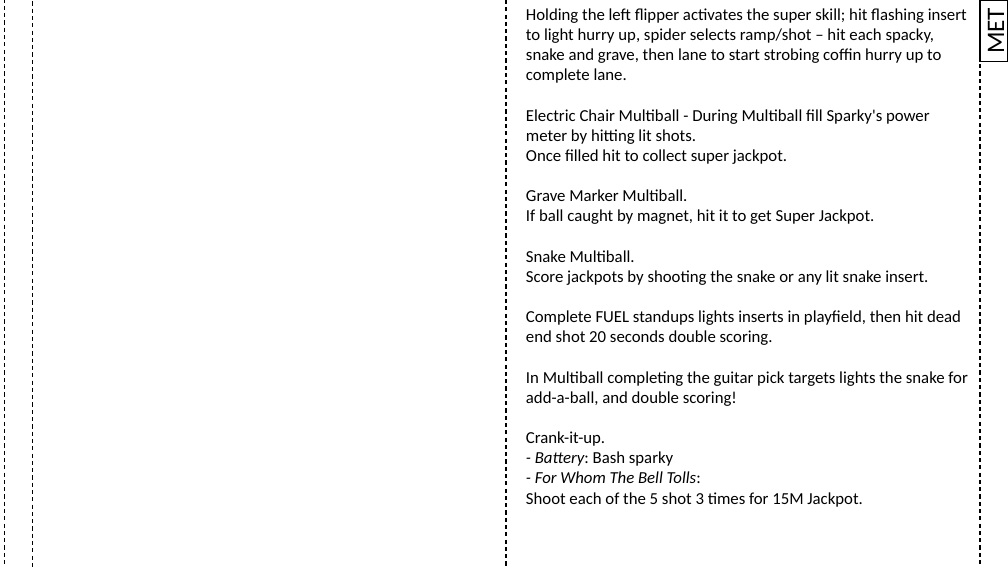
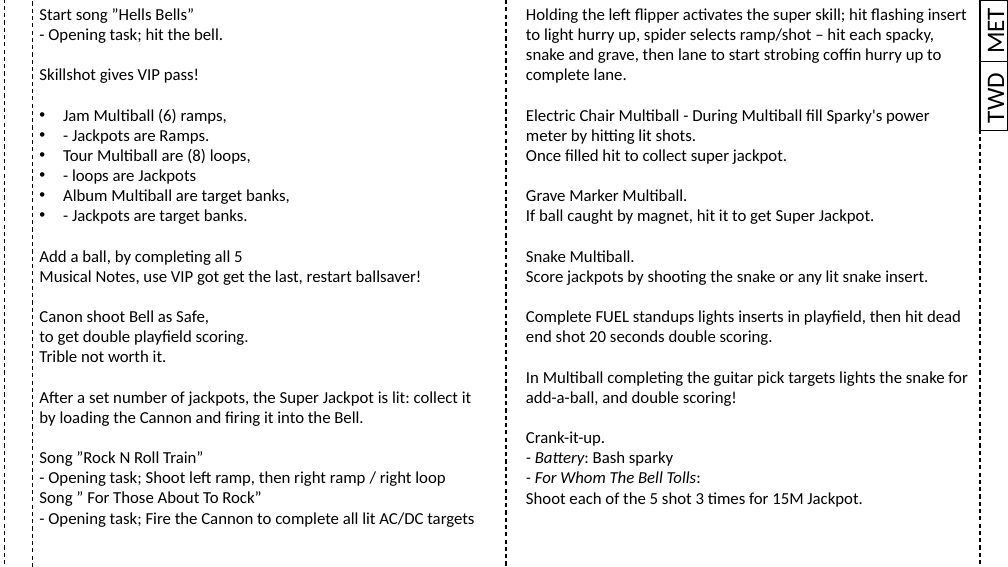
Before and after one commit to karstenbolge/PB, a slide deck: slide 1 of PB.pptx. Drawn at 1008x567 pixels with LibreOffice and Linux fonts; fonts in the diff are those of the drawing. Boxes give left, top, right and bottom in pixels: in the first picture for what was removed or moved away, otherwise in the second. Text is boxed around its words. In the diff, an @@ line names an element or a change of style, - is before the commit and + after.

Commit message:
Added

```diff
--- a/PB.pptx
+++ b/PB.pptx
@@ text added at bbox=[39, 68, 474, 527], 16 pt, text #000000 @@
+Start song ”Hells Bells”
+- Opening task; hit the bell.
+Skillshot gives VIP pass!
+• Jam Multiball (6) ramps,
+• - Jackpots are Ramps.
+• Tour Multiball are (8) loops,
+• - loops are Jackpots
+• Album Multiball are target banks,
+• - Jackpots are target banks.
+Add a ball, by completing all 5
+Musical Notes, use VIP got get the last, restart ballsaver!
+Canon shoot Bell as Safe,
+to get double playfield scoring.
+Trible not worth it.
+After a set number of jackpots, the Super Jackpot is lit: collect it by loading the Cannon and firing it into the Bell.
+Song ”Rock N Roll Train”
+- Opening task; Shoot left ramp, then right ramp / right loop
+Song ” For Those About To Rock”
+- Opening task; Fire the Cannon to complete all lit AC/DC targets
@@ rectangle added at bbox=[980, 61, 1008, 130], outline #000000 1 pt, 24 pt, text #000000 @@
+TWD
```
Also in this commit, not shown: 1 slide added.
